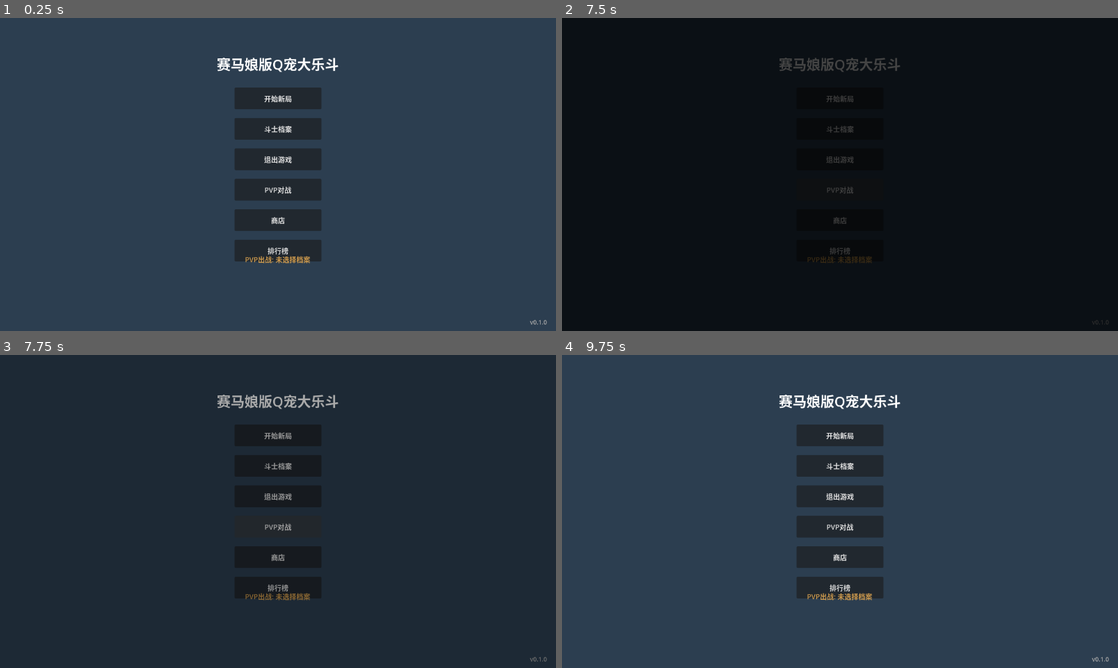
Above: before the commit, frames 1-4 (two rows, left to right).
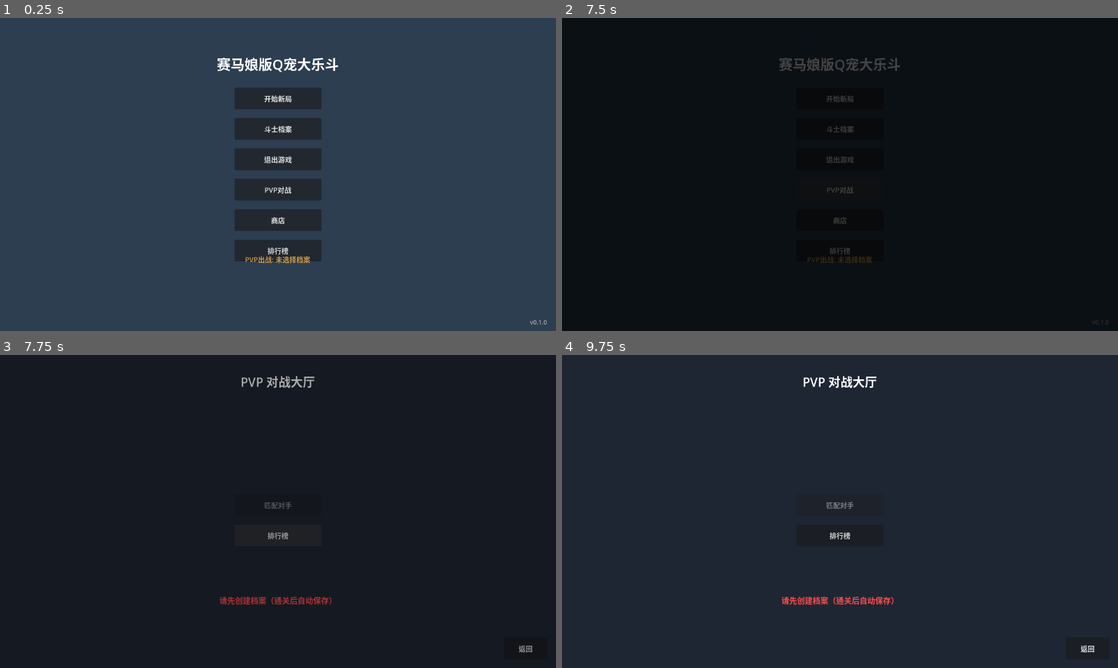
Above: after the commit, the same moments.

Repository: TianYu0321/Hero-Battle
Game: Godot game, scene res://scenes/main_menu/menu.tscn
The game is run twice, just before and just after one commit, with the same random seed, the same clock (stepped at 60 frames per second) and the same inputs.
Inputs (mouse positions are in pixels of both pictures, inside the frame that each line leads up to):
- Up to frame 1 (0.25 s): no input
- Up to frame 2 (7.5 s): click "排行榜" at 0.5 s; click "开始新局" at 1.25 s; click "开始新局" at 2 s; click "斗士档案" at 2.75 s; click "PVP对战" at 3.5 s; click "商店" at 4.25 s; click "关闭" at 5 s; click "斗士档案" at 5.75 s; click "返回" at 6.5 s; click "PVP对战" at 7.25 s
- Up to frame 3 (7.75 s): no input
- Up to frame 4 (9.75 s): click "排行榜" at 8 s; click (1090, 649) at 8.75 s, where only the run after the commit has a clickable "返回"; click "关闭" at 9.5 s

Frames 1-2 are identical in both runs. In frame 3, 2.2% of the frame differs, in the area x 39-99%, y 6-98%; in frame 4, 94%, in the area x 0-100%, y 0-100%.

Commit message:
fix: 重建损坏的 pvp_lobby.tscn 场景文件
- 原文件仅182字节，节点定义严重缺失，导致 Godot 加载失败
- 重建完整场景：BgPanel/TitleLabel/HeroNameLabel/NetWinsDisplay/
  MochengCoinDisplay/MatchButton/RecordButton/BackButton/
  MatchResultPanel(with OpponentInfoLabel/StartBattleButton/CancelButton)/
  BattleSummaryPanel(instance)/BattleAnimationPanel(instance)/NoArchiveWarning
- 所有节点名称与 pvp_lobby.gd 中的 @onready 引用完全匹配

Diff:
--- a/scenes/pvp_lobby/pvp_lobby.tscn
+++ b/scenes/pvp_lobby/pvp_lobby.tscn
@@ -1,5 +1,216 @@
+[gd_scene load_steps=4 format=3 uid="uid://pvp_lobby_scene01"]
+
+[ext_resource type="Script" path="res://scenes/pvp_lobby/pvp_lobby.gd" id="1_plg"]
+[ext_resource type="PackedScene" uid="uid://vktho61lbwnk" path="res://scenes/run_main/battle_summary_panel.tscn" id="2_bsp"]
+[ext_resource type="PackedScene" uid="uid://battle_anim_panel01" path="res://scenes/run_main/battle_animation_panel.tscn" id="3_bap"]
+
+[node name="PvpLobby" type="Control"]
+layout_mode = 3
+anchors_preset = 15
+anchor_right = 1.0
+anchor_bottom = 1.0
+grow_horizontal = 2
+grow_vertical = 2
+script = ExtResource("1_plg")
+
+[node name="BgPanel" type="ColorRect" parent="."]
+layout_mode = 1
+anchors_preset = 15
+anchor_right = 1.0
+anchor_bottom = 1.0
+grow_horizontal = 2
+grow_vertical = 2
+color = Color(0.12, 0.15, 0.2, 1)
+
+[node name="TitleLabel" type="Label" parent="."]
+layout_mode = 1
+anchors_preset = 5
+anchor_left = 0.5
+anchor_right = 0.5
+offset_left = -200.0
+offset_top = 40.0
+offset_right = 200.0
+offset_bottom = 80.0
+grow_horizontal = 2
+theme_override_font_sizes/font_size = 28
+text = "PVP 对战大厅"
+horizontal_alignment = 1
+vertical_alignment = 1
+
+[node name="HeroNameLabel" type="Label" parent="."]
+layout_mode = 1
+anchors_preset = 5
+anchor_left = 0.5
+anchor_right = 0.5
+offset_left = -200.0
+offset_top = 100.0
+offset_right = 200.0
+offset_bottom = 130.0
+grow_horizontal = 2
+theme_override_font_sizes/font_size = 20
+text = "出战: ??? (?级)"
+horizontal_alignment = 1
+vertical_alignment = 1
+
+[node name="NetWinsDisplay" type="Label" parent="."]
+layout_mode = 1
+anchors_preset = 5
+anchor_left = 0.5
+anchor_right = 0.5
+offset_left = -200.0
+offset_top = 140.0
+offset_right = 200.0
+offset_bottom = 170.0
+grow_horizontal = 2
+theme_override_font_sizes/font_size = 16
+theme_override_colors/font_color = Color(0.8, 0.6, 0.3, 1)
+text = "净胜场: 0"
+horizontal_alignment = 1
+vertical_alignment = 1
+
+[node name="MochengCoinDisplay" type="Label" parent="."]
+layout_mode = 1
+anchors_preset = 1
+offset_left = 20.0
+offset_top = 20.0
+offset_right = 200.0
+offset_bottom = 50.0
+theme_override_font_sizes/font_size = 16
+theme_override_colors/font_color = Color(1, 0.84, 0, 1)
+text = "魔城币: 0"
+
+[node name="MatchButton" type="Button" parent="."]
+layout_mode = 1
+anchors_preset = 8
+anchor_left = 0.5
+anchor_top = 0.5
+anchor_right = 0.5
+anchor_bottom = 0.5
+offset_left = -100.0
+offset_top = -40.0
+offset_right = 100.0
+offset_bottom = 10.0
+grow_horizontal = 2
+grow_vertical = 2
+custom_minimum_size = Vector2(200, 50)
+text = "匹配对手"
+
+[node name="RecordButton" type="Button" parent="."]
+layout_mode = 1
+anchors_preset = 8
+anchor_left = 0.5
+anchor_top = 0.5
+anchor_right = 0.5
+anchor_bottom = 0.5
+offset_left = -100.0
+offset_top = 30.0
+offset_right = 100.0
+offset_bottom = 80.0
+grow_horizontal = 2
+grow_vertical = 2
+custom_minimum_size = Vector2(200, 50)
+text = "排行榜"
+
+[node name="BackButton" type="Button" parent="."]
+layout_mode = 1
+anchors_preset = 3
+anchor_left = 1.0
+anchor_top = 1.0
+anchor_right = 1.0
+anchor_bottom = 1.0
+offset_left = -120.0
+offset_top = -70.0
+offset_right = -20.0
+offset_bottom = -20.0
+grow_horizontal = 0
+grow_vertical = 0
+custom_minimum_size = Vector2(100, 50)
+text = "返回"
+
+[node name="MatchResultPanel" type="Panel" parent="."]
+layout_mode = 1
+anchors_preset = 8
+anchor_left = 0.5
+anchor_top = 0.5
+anchor_right = 0.5
+anchor_bottom = 0.5
+offset_left = -250.0
+offset_top = -150.0
+offset_right = 250.0
+offset_bottom = 150.0
+grow_horizontal = 2
+grow_vertical = 2
+
+[node name="OpponentInfoLabel" type="Label" parent="MatchResultPanel"]
+layout_mode = 1
+anchors_preset = 5
+anchor_left = 0.5
+anchor_right = 0.5
+offset_left = -200.0
+offset_top = 30.0
+offset_right = 200.0
+offset_bottom = 100.0
+grow_horizontal = 2
+theme_override_font_sizes/font_size = 18
+text = "匹配中..."
+horizontal_alignment = 1
+vertical_alignment = 1
+autowrap_mode = 3
+
+[node name="StartBattleButton" type="Button" parent="MatchResultPanel"]
+layout_mode = 1
+anchors_preset = 7
+anchor_left = 0.5
+anchor_top = 1.0
+anchor_right = 0.5
+anchor_bottom = 1.0
+offset_left = -100.0
+offset_top = -100.0
+offset_right = 100.0
+offset_bottom = -50.0
+grow_horizontal = 2
+grow_vertical = 0
+custom_minimum_size = Vector2(200, 50)
+text = "开始战斗"
+
+[node name="CancelButton" type="Button" parent="MatchResultPanel"]
+layout_mode = 1
+anchors_preset = 7
+anchor_left = 0.5
+anchor_top = 1.0
+anchor_right = 0.5
+anchor_bottom = 1.0
+offset_left = -100.0
+offset_top = -40.0
+offset_right = 100.0
+offset_bottom = 10.0
+grow_horizontal = 2
+grow_vertical = 0
+custom_minimum_size = Vector2(200, 50)
+text = "取消"
+
 [node name="BattleSummaryPanel" parent="." instance=ExtResource("2_bsp")]
 visible = false
 
 [node name="BattleAnimationPanel" parent="." instance=ExtResource("3_bap")]
 visible = false
+
+[node name="NoArchiveWarning" type="Label" parent="."]
+layout_mode = 1
+anchors_preset = 7
+anchor_left = 0.5
+anchor_top = 1.0
+anchor_right = 0.5
+anchor_bottom = 1.0
+offset_left = -250.0
+offset_top = -180.0
+offset_right = 250.0
+offset_bottom = -130.0
+grow_horizontal = 2
+grow_vertical = 0
+theme_override_font_sizes/font_size = 18
+theme_override_colors/font_color = Color(1, 0.3, 0.3, 1)
+text = "请先创建档案（通关后自动保存）"
+horizontal_alignment = 1
+vertical_alignment = 1
+autowrap_mode = 3
